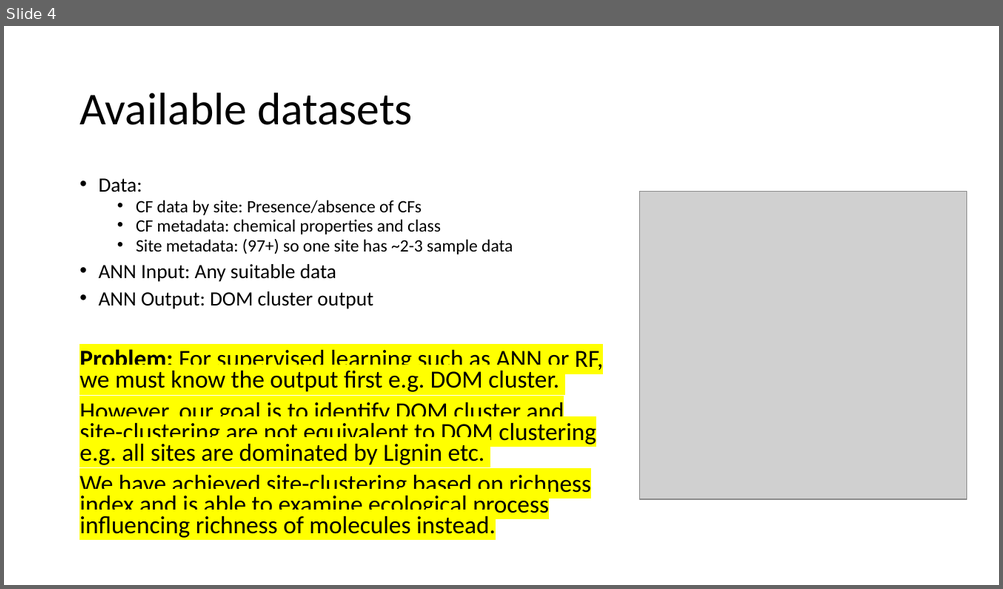
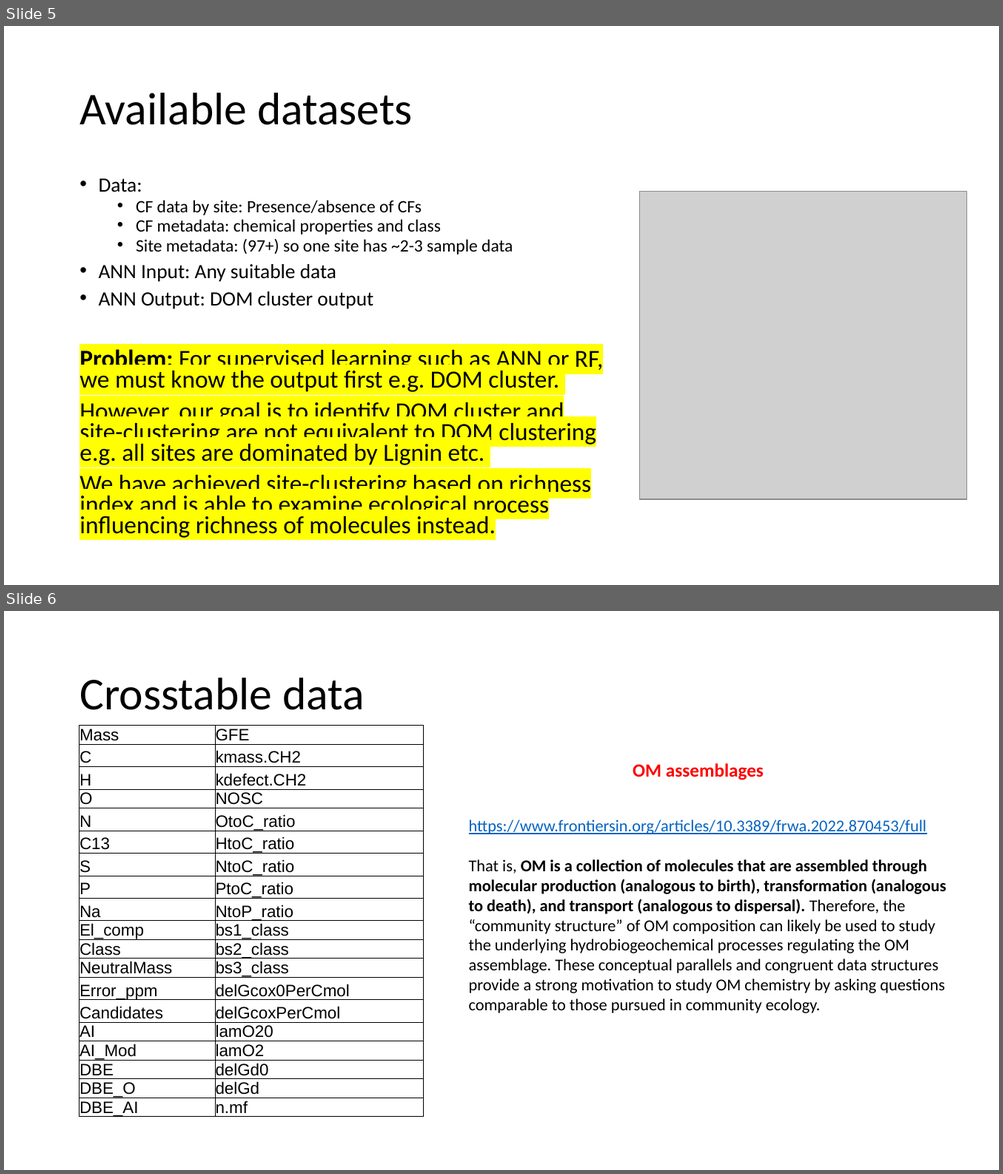
Before and after one commit to mmlchang/WHONDRS_collaboration, a slide deck: EDA/EDA.pptx. Shown one above the other, each under a label of ours: slide 4 before the commit, slides 5 and 6 after it. The pictures are 1003x589 and 1003x1174 pixels, drawn with LibreOffice and Linux fonts; fonts in the diff are those of the drawing; grey boxes stand for pictures. Boxes give left, top, right and bottom in pixels: in the first picture for what was removed or moved away, otherwise in the second. Text is boxed around its words. In the diff, an @@ line names an element or a change of style, - is before the commit and + after.

```diff
--- a/EDA/EDA.pptx
+++ b/EDA/EDA.pptx
@@ slide 6 added at [4,611,999,1170], background #FFFFFF @@
@@ title added at [79,678,364,710], 44 pt, text #000000 @@
+Crosstable data
@@ table added at [79,725,424,1132], 19 rows, 2 columns @@
+Mass | GFE
+C | kmass.CH2
+H | kdefect.CH2
+O | NOSC
+N | OtoC_ratio
+C13 | HtoC_ratio
+S | NtoC_ratio
+P | PtoC_ratio
+Na | NtoP_ratio
+El_comp | bs1_class
+Class | bs2_class
+NeutralMass | bs3_class
+Error_ppm | delGcox0PerCmol
+Candidates | delGcoxPerCmol
+AI | lamO20
+AI_Mod | lamO2
+DBE | delGd0
+DBE_O | delGd
+DBE_AI | n.mf
@@ text added at [632,763,763,780], 18 pt, text #FF0000, bold @@
+OM assemblages
@@ text added at [469,820,946,1014], 16 pt, text #000000 @@
+https://www.frontiersin.org/articles/10.3389/frwa.2022.870453/full
+That is, OM is a collection of molecules that are assembled through molecular production (analogous to birth), transformation (analogous to death), and transport (analogous to dispersal). Therefore, the “community structure” of OM composition can likely be used to study the underlying hydrobiogeochemical processes regulating the OM assemblage. These conceptual parallels and congruent data structures provide a strong motivation to study OM chemistry by asking questions comparable to those pursued in community ecology.
@@ what was slide 4 is now slide 5 @@
```
Also in this commit, not shown: 2 slides changed, 4 other slides added, 1 slide removed, 1 other file.
